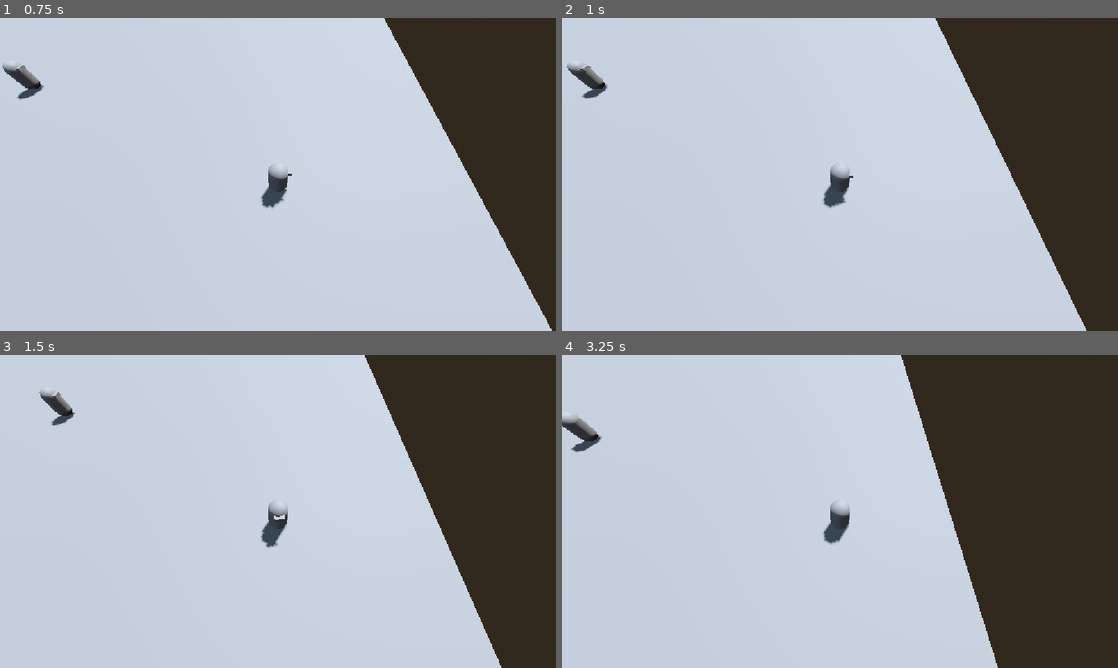
Above: before the commit, frames 1-4 (two rows, left to right).
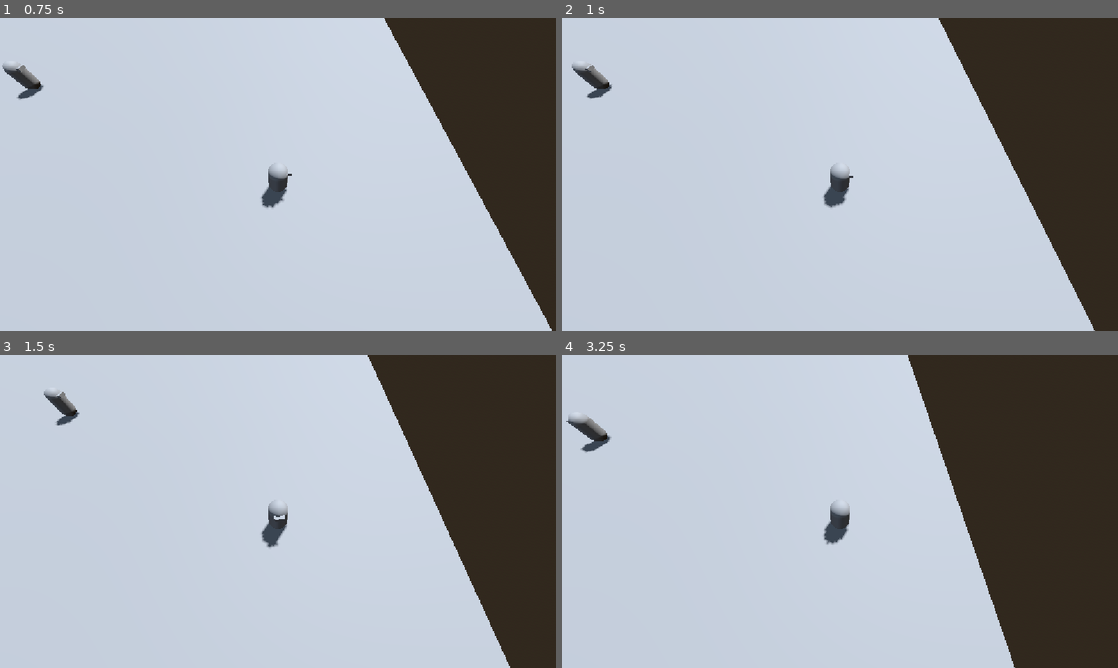
Above: after the commit, the same moments.

Repository: PHS-TSA/VideoGame2027
Game: Godot game, scene res://environment.tscn
The game is run twice, just before and just after one commit, with the same random seed, the same clock (stepped at 60 frames per second) and the same inputs.
Inputs:
- Up to frame 1 (0.75 s): tap Enter (ui_accept) at 0.5 s; hold Right (ui_right) from 0.53 s (still down); hold C (Crouch) from 0.53 s (still down)
- Up to frame 2 (1 s): keep holding Right (ui_right); keep holding C (Crouch); tap Enter (ui_accept) at 0.77 s; tap Shift (shift) at 0.8 s
- Up to frame 3 (1.5 s): release Right (ui_right) at 1.28 s; release C (Crouch) at 1.28 s; hold Down (ui_down) from 1.28 s (still down); tap Shift (shift) at 1.35 s
- Up to frame 4 (3.25 s): tap Enter (ui_accept) at 1.52, 3.02 s; tap C (Crouch) at 1.55, 3.05 s; release Down (ui_down) at 2.03 s; hold Right (ui_right) 2.03-2.78 s; hold C (Crouch) 2.03-2.78 s; tap Shift (shift) at 2.3 s; hold Up (ui_up) from 2.78 s (still down); tap R (roll) at 2.85 s

Frame 1 is identical in both runs. In frame 2, 1.4% of the frame differs, in the area x 0-96%, y 0-100%; in frame 3, 1.4%; in frame 4, 2.7%, in the area x 0-82%, y 0-100%.

Commit message:
fixed shift and crouch interaction

Diff:
--- /dev/null
+++ b/character_body_3d.tscn
@@ -0,0 +1,29 @@
+[gd_scene format=3 uid="uid://bd2yfo5px62y6"]
+
+[ext_resource type="Script" uid="uid://b7l2bxoi7y0dh" path="res://basicEnemy.gd" id="1_iwpo4"]
+
+[sub_resource type="CapsuleShape3D" id="CapsuleShape3D_gqquq"]
+
+[sub_resource type="CapsuleMesh" id="CapsuleMesh_tt7e2"]
+
+[sub_resource type="BoxMesh" id="BoxMesh_s7bn3"]
+size = Vector3(0.5, 0.2, 0.5)
+
+[node name="CharacterBody3D" type="CharacterBody3D" unique_id=1330200711]
+script = ExtResource("1_iwpo4")
+
+[node name="CollisionShape3D" type="CollisionShape3D" parent="." unique_id=660693852]
+shape = SubResource("CapsuleShape3D_gqquq")
+
+[node name="MeshInstance3D" type="MeshInstance3D" parent="." unique_id=1260472217]
+mesh = SubResource("CapsuleMesh_tt7e2")
+
+[node name="MeshInstance3D" type="MeshInstance3D" parent="MeshInstance3D" unique_id=332724321]
+transform = Transform3D(1, 0, 0, 0, 1, 0, 0, 0, 1, 0.014938951, 0.5650327, -0.36015916)
+mesh = SubResource("BoxMesh_s7bn3")
+
+[node name="DirectionTimer" type="Timer" parent="." unique_id=298586781]
+wait_time = 2.5
+autostart = true
+
+[connection signal="timeout" from="DirectionTimer" to="." method="_on_timer_timeout"]
--- a/player.gd
+++ b/player.gd
@@ -52,12 +52,12 @@
 		velocity.z = dodge_direction.z * DODGE_SPEED
 	else:
 		if direction:
-			if Input.is_action_pressed("shift"):
+			if Input.is_action_pressed("Crouch"):
+				velocity.x = direction.x * (3)
+				velocity.z = direction.z * (3)
+			elif Input.is_action_pressed("shift"):
 				velocity.x = direction.x * (speed_lvl + 8)
 				velocity.z = direction.z * (speed_lvl + 8)
-			elif Input.is_action_pressed("Crouch"):
-				velocity.x = direction.x * (3)
-				velocity.z = direction.z * (3)
 			else:
 				velocity.x = direction.x * (speed_lvl + 5)
 				velocity.z = direction.z * (speed_lvl + 5)
